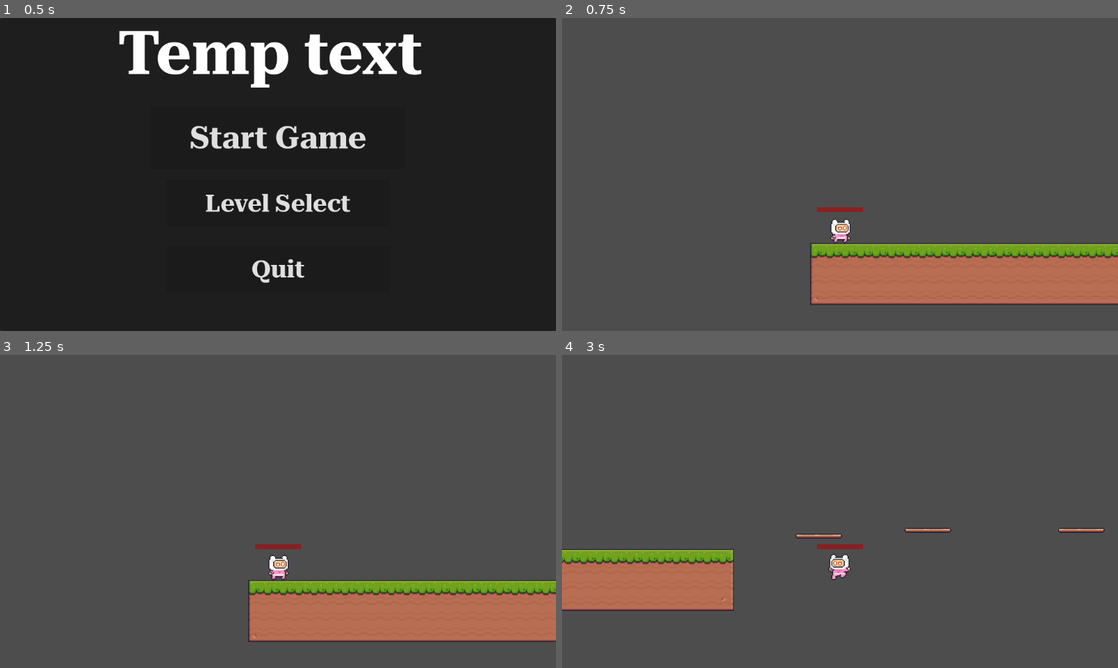
Above: before the commit, frames 1-4 (two rows, left to right).
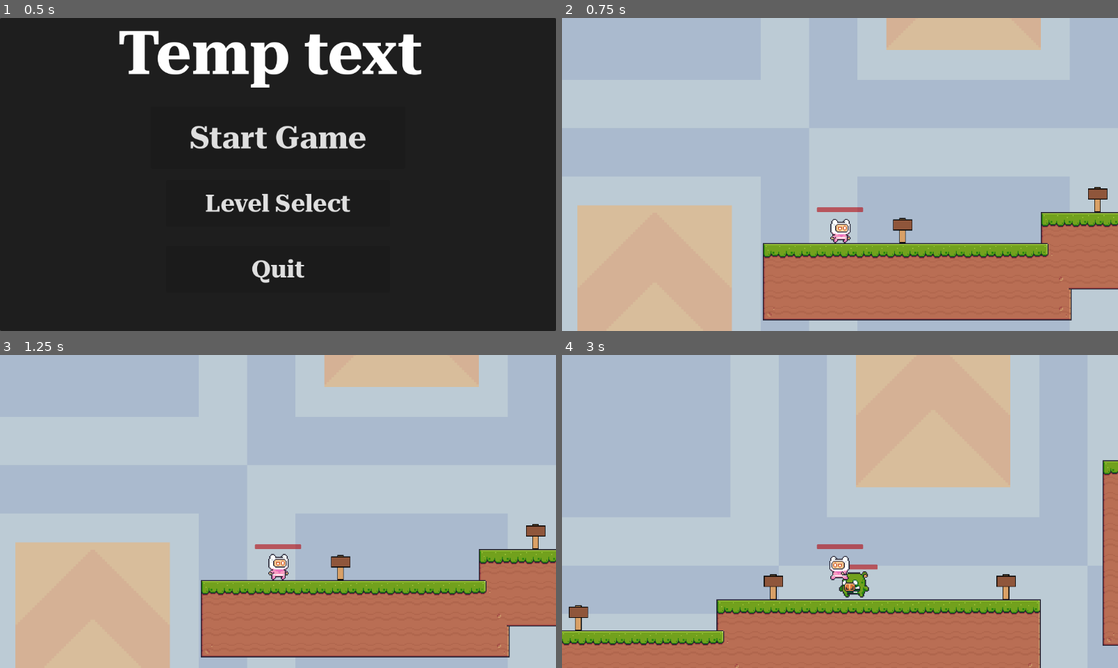
Above: after the commit, the same moments.

Repository: HiggloH/2d_platformer
Game: Godot game, scene res://Managers/Game/game_manager.tscn
Two runs of this game, one before a commit and one after it. Both use one fixed random seed, a clock stepped at 60 frames per second and the inputs below.
Inputs (mouse positions are in pixels of both pictures, inside the frame that each line leads up to):
- Up to frame 1 (0.5 s): no input
- Up to frame 2 (0.75 s): click "Start Game" at 0.5 s
- Up to frame 3 (1.25 s): no input
- Up to frame 4 (3 s): move the mouse to (962, 495) at 1.27 s; press the mouse at (962, 495) at 1.28 s; hold D (right) 1.28-2.78 s; tap Space (jump) at 1.52, 2.27 s; move the mouse to (728, 527) at 2.02 s; release the mouse at (728, 527) at 2.03 s; tap E (use) at 2.1 s; move the mouse to (895, 442) at 2.77 s; press the mouse at (895, 442) at 2.78 s; hold A (left) from 2.78 s (still down)

Frame 1 is identical in both runs. In frame 2, 91% of the frame differs, in the area x 0-100%, y 0-100%; in frame 3, 91%; in frame 4, 100%.
Error after the commit: Invalid call. Nonexistent function 'hurt' in base 'CharacterBody2D (Player_Controller.gd)'. (res://Enemies/Pig_Enemy/pig_enemy.gd:30)

Commit message:
slowed move speed

Diff:
--- a/Managers/Game/game_manager.gd
+++ b/Managers/Game/game_manager.gd
@@ -3,7 +3,7 @@
 @onready var main_menu = preload("res://Menus/Main/main_menu.tscn")
 @onready var game = preload("res://Levels/Managers/Level/level_manager.tscn")
 
-var current_level = 2
+var current_level = 0
 var max_level = 2
 
 func _ready():
--- a/Player/Player_Controller.gd
+++ b/Player/Player_Controller.gd
@@ -13,7 +13,7 @@
 	WallJumping
 }
 
-@export var move_speed: int = 20000
+@export var move_speed: int = 15500
 @export var jump_height: int = -22500
 var max_jump_velocity: int = -375
 
